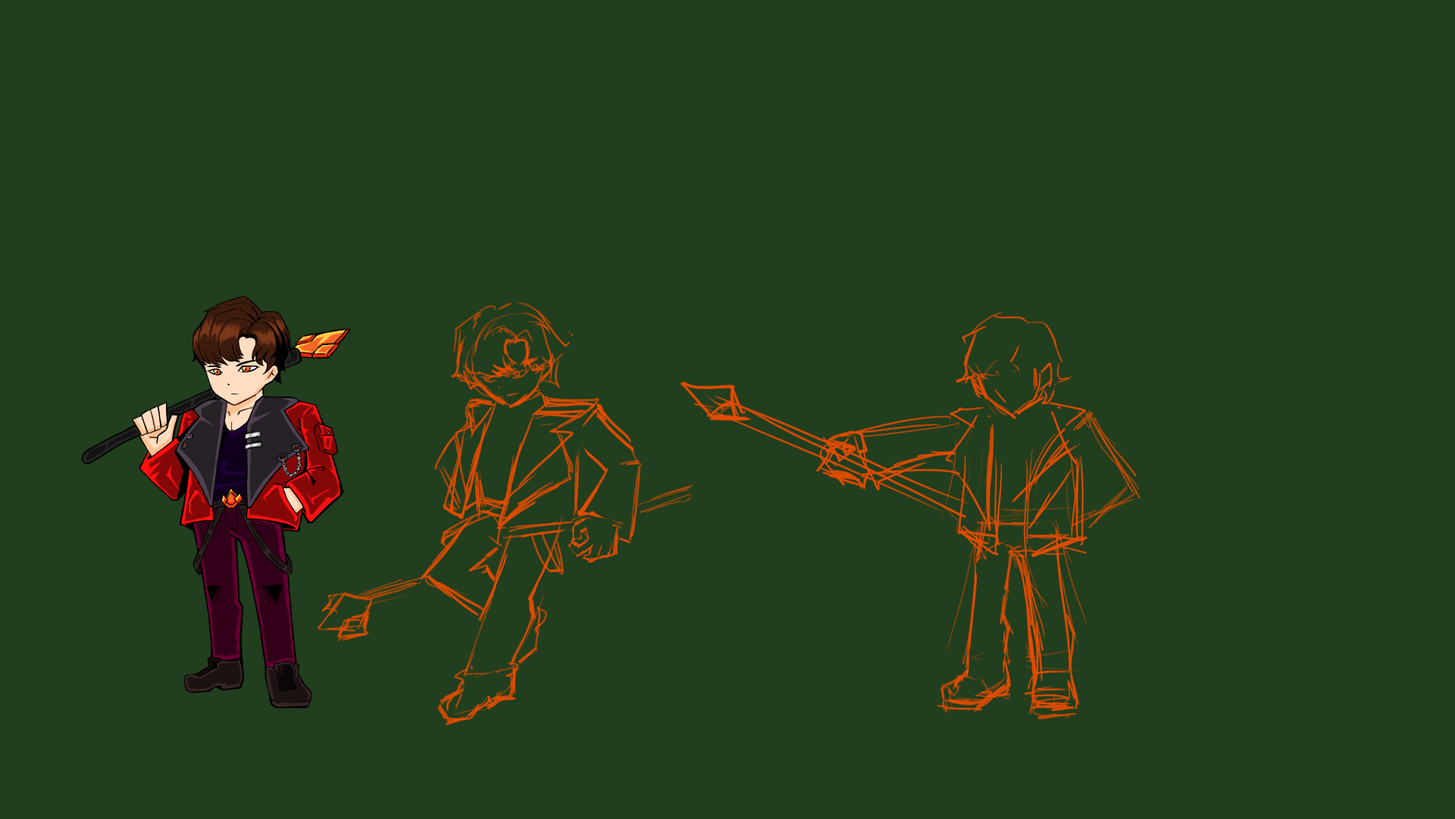
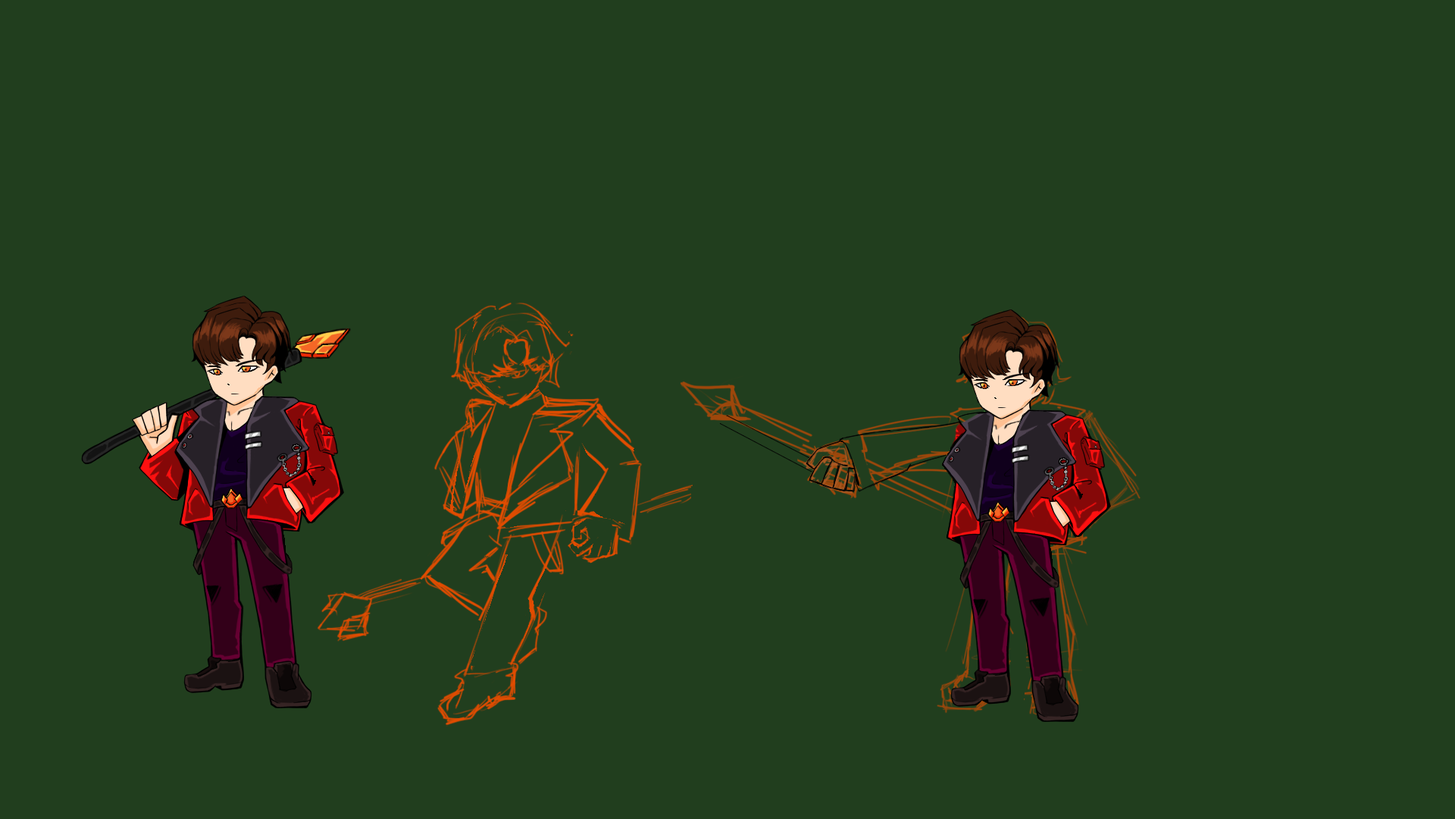
The second w=1455, h=819 image is a revision of the first. Changes to its layers:
added group "화염족 스탠딩tlsj" with 8 layers in group "화염족 스킬시전" over box(719, 309, 1141, 722)
added layer "화염족 어둠" (1st of 2, in "화염족 스킬시전" › "화염족 스탠딩tlsj") (multiply) in group "화염족 스탠딩tlsj" over box(989, 349, 1075, 528)
added layer "화염족 얼굴 선" (1st of 2, in "화염족 스킬시전" › "화염족 스탠딩tlsj") in group "화염족 스탠딩tlsj" over box(947, 372, 1084, 500)
added layer "화염족 선" (1st of 2, in "화염족 스킬시전" › "화염족 스탠딩tlsj") in group "화염족 스탠딩tlsj" over box(719, 309, 1112, 722)
added layer "화염족 얼굴 빛" (1st of 2, in "화염족 스킬시전" › "화염족 스탠딩tlsj") (overlay) in group "화염족 스탠딩tlsj" over box(980, 379, 1015, 387)
added layer "화염족 빛" (1st of 2, in "화염족 스킬시전" › "화염족 스탠딩tlsj") (overlay) in group "화염족 스탠딩tlsj" over box(942, 329, 1109, 722)
added layer "화염족 얼굴 채색" (1st of 2, in "화염족 스킬시전" › "화염족 스탠딩tlsj") in group "화염족 스탠딩tlsj" over box(976, 378, 1025, 390)
added layer "화염족 채색" (1st of 2, in "화염족 스킬시전" › "화염족 스탠딩tlsj") in group "화염족 스탠딩tlsj" over box(942, 309, 1109, 722)
"화염족 러프" (2nd of 3, in "화염족 스킬시전"): opacity 100% → 65%, painted on it over box(679, 310, 1141, 720)
